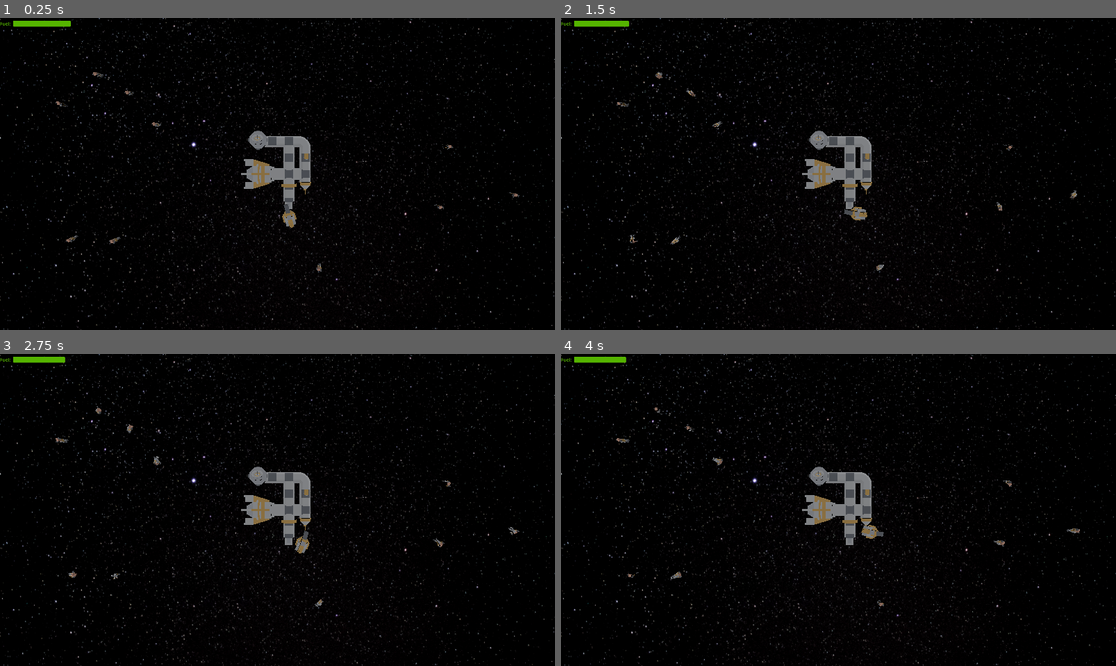
Above: before the commit, frames 1-4 (two rows, left to right).
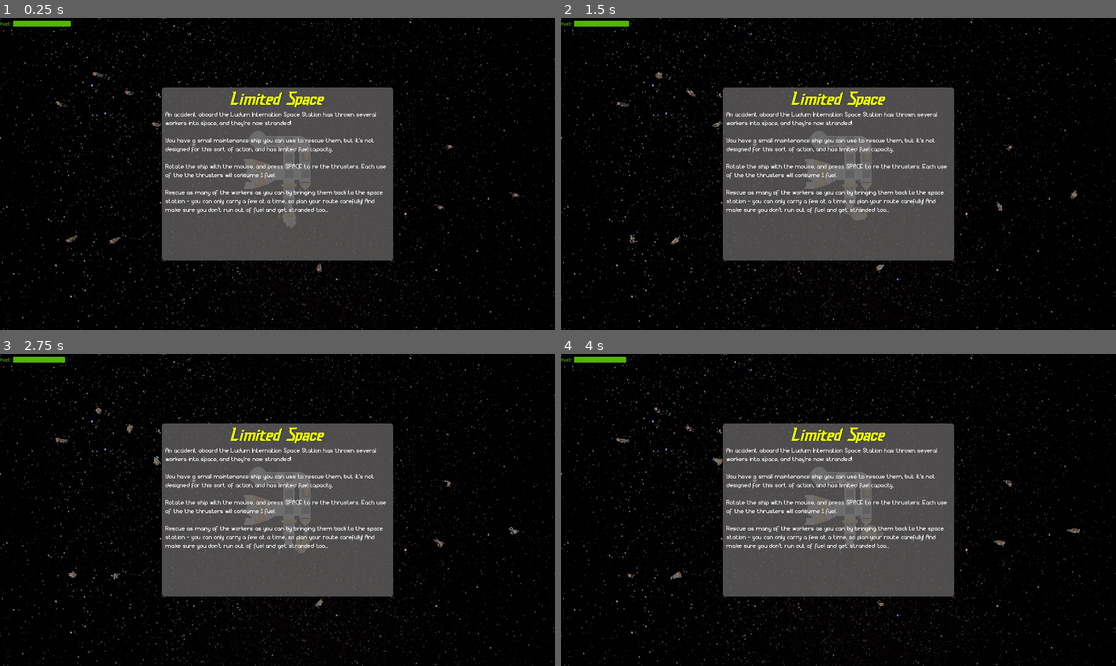
Above: after the commit, the same moments.

Repository: SiJiL82/limited-space
Game: Godot game, scene res://assets/Scenes/world.tscn
Same seed, same stepped clock (60 frames per second), same inputs: the game is played once before the commit and once after it.
Inputs (mouse positions are in pixels of both pictures, inside the frame that each line leads up to):
- Up to frame 1 (0.25 s): no input
- Up to frame 2 (1.5 s): move the mouse to (960, 158) at 0.52 s; hold Space (thruster) 0.53-1.28 s; move the mouse to (727, 189) at 1.27 s
- Up to frame 3 (2.75 s): move the mouse to (333, 441) at 2.02 s; hold Space (thruster) from 2.03 s (still down)
- Up to frame 4 (4 s): move the mouse to (810, 572) at 2.77 s; move the mouse to (1005, 556) at 3.52 s; release Space (thruster) at 3.53 s

The runs differ from the first frame. In frame 1, 22% of the frame differs, in the area x 29-71%, y 22-78%; in frame 2, 22%; in frame 3, 22%; in frame 4, 22%.

Commit message:
Add start menu panel

Diff:
--- a/assets/Scenes/world.tscn
+++ b/assets/Scenes/world.tscn
@@ -1,8 +1,10 @@
-[gd_scene load_steps=15 format=3 uid="uid://bhp02k7rppku4"]
+[gd_scene load_steps=18 format=3 uid="uid://bhp02k7rppku4"]
 
 [ext_resource type="Script" path="res://scripts/World.gd" id="1_mp68m"]
 [ext_resource type="Script" path="res://scripts/FuelBar.gd" id="2_7praw"]
 [ext_resource type="Texture2D" uid="uid://c73wkwc2iey00" path="res://assets/sprites/space_background.jpg" id="3_gxbaj"]
+[ext_resource type="FontFile" uid="uid://bifu74iphowgq" path="res://assets/fonts/Dashhorizon-eZ5wg.otf" id="3_qi70f"]
+[ext_resource type="FontFile" uid="uid://by8pfvbuu5tgi" path="res://assets/fonts/Cartesian-0W5Oo.otf" id="4_ac5o1"]
 [ext_resource type="Script" path="res://scripts/Player.gd" id="4_wpgq8"]
 [ext_resource type="PackedScene" uid="uid://cjo7e2pn2ld76" path="res://assets/meshes/craft_racer.glb" id="5_o38gu"]
 [ext_resource type="Script" path="res://scripts/Engines.gd" id="6_qj61n"]
@@ -17,6 +19,13 @@
 corner_radius_top_right = 3
 corner_radius_bottom_right = 3
 corner_radius_bottom_left = 3
+
+[sub_resource type="StyleBoxFlat" id="StyleBoxFlat_b02f5"]
+bg_color = Color(0.411765, 0.4, 0.4, 0.745098)
+corner_radius_top_left = 10
+corner_radius_top_right = 10
+corner_radius_bottom_right = 10
+corner_radius_bottom_left = 10
 
 [sub_resource type="BoxShape3D" id="BoxShape3D_nx7s0"]
 
@@ -66,6 +75,60 @@
 show_percentage = false
 script = ExtResource("2_7praw")
 fuel = NodePath("../../../../../../Player/Fuel")
+
+[node name="StartPanel" type="Panel" parent="UI"]
+custom_minimum_size = Vector2(800, 600)
+anchors_preset = 8
+anchor_left = 0.5
+anchor_top = 0.5
+anchor_right = 0.5
+anchor_bottom = 0.5
+offset_left = -20.0
+offset_top = -20.0
+offset_right = 20.0
+offset_bottom = 20.0
+grow_horizontal = 2
+grow_vertical = 2
+theme_override_styles/panel = SubResource("StyleBoxFlat_b02f5")
+
+[node name="MarginContainer" type="MarginContainer" parent="UI/StartPanel"]
+layout_mode = 1
+anchors_preset = 15
+anchor_right = 1.0
+anchor_bottom = 1.0
+grow_horizontal = 2
+grow_vertical = 2
+theme_override_constants/margin_left = 12
+theme_override_constants/margin_top = 12
+theme_override_constants/margin_right = 12
+theme_override_constants/margin_bottom = 12
+
+[node name="VBoxContainer" type="VBoxContainer" parent="UI/StartPanel/MarginContainer"]
+layout_mode = 2
+
+[node name="GameTitle" type="Label" parent="UI/StartPanel/MarginContainer/VBoxContainer"]
+layout_mode = 2
+size_flags_vertical = 0
+theme_override_colors/font_color = Color(0.921569, 1, 0, 1)
+theme_override_colors/font_shadow_color = Color(0, 0, 0, 1)
+theme_override_fonts/font = ExtResource("3_qi70f")
+theme_override_font_sizes/font_size = 64
+text = "Limited Space"
+horizontal_alignment = 1
+vertical_alignment = 1
+
+[node name="GameDescription" type="Label" parent="UI/StartPanel/MarginContainer/VBoxContainer"]
+layout_mode = 2
+theme_override_fonts/font = ExtResource("4_ac5o1")
+theme_override_font_sizes/font_size = 22
+text = "An accident aboard the Ludum Internation Space Station has thrown several workers into space, and they're now stranded!
+
+You have a small maintenance ship you can use to rescue them, but it's not designed for this sort of action, and has limited fuel capacity.
+
+Rotate the ship with the mouse, and press SPACE to fire the thrusters. Each use of the the thrusters will consume 1 fuel.
+
+Rescue as many of the workers as you can by bringing them back to the space station - you can only carry a few at a time, so plan your route carefully! And make sure you don't run out of fuel and get stranded too..."
+autowrap_mode = 3
 
 [node name="Space" type="Sprite3D" parent="."]
 transform = Transform3D(10, 0, 0, 0, -4.37114e-07, 10, 0, -10, -4.37114e-07, -1.173, -5, -3.923)
Binary file added: assets/fonts/Cartesian-0W5Oo.otf
Not shown, added: assets/fonts/Cartesian-0W5Oo.otf.import
Binary file added: assets/fonts/Dashhorizon-eZ5wg.otf
Not shown, added: assets/fonts/Dashhorizon-eZ5wg.otf.import
